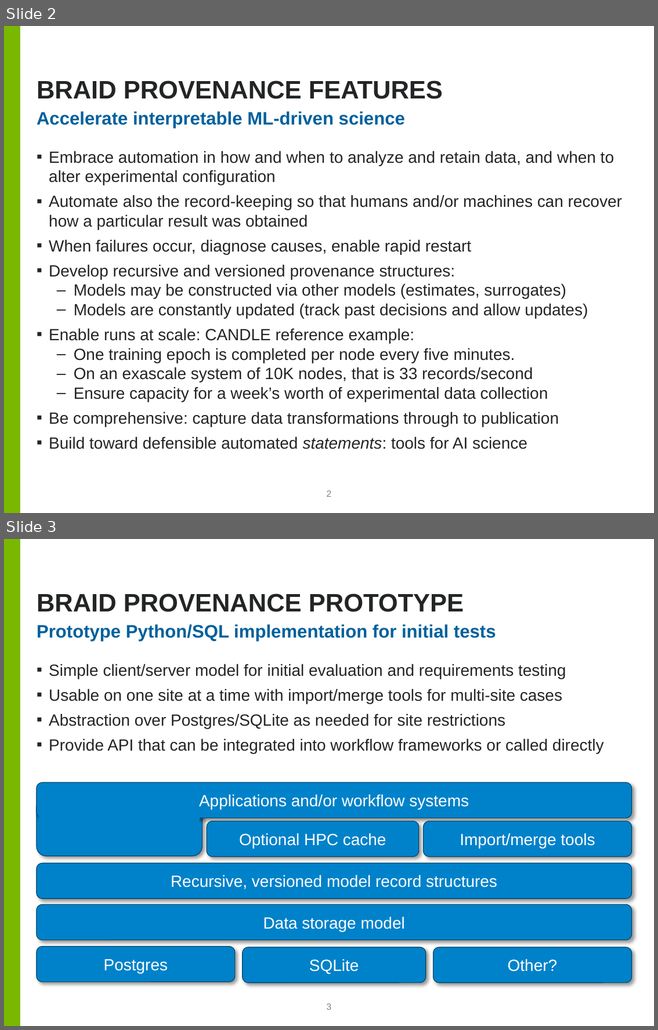
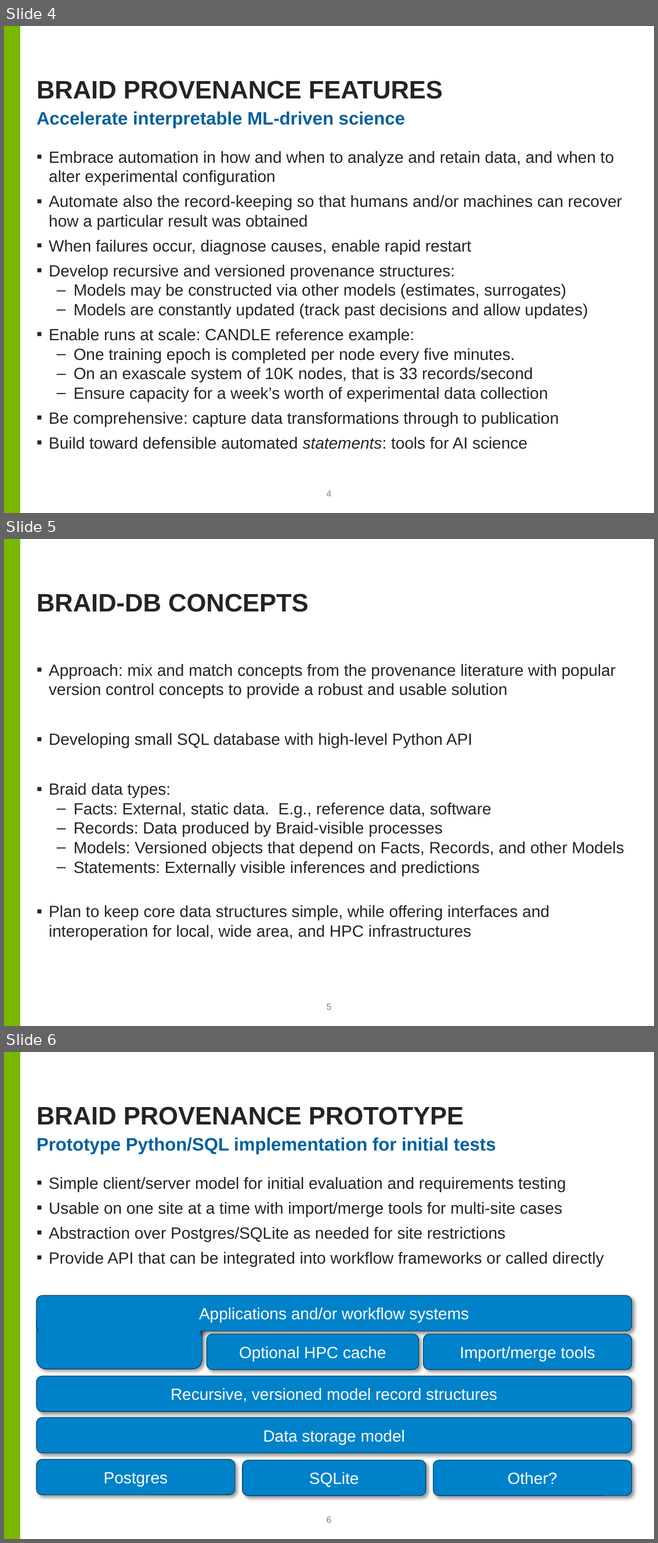
Before and after one commit to ANL-Braid/Pubs, a slide deck: 2021/JLESC/Braid-DB.pptx. Shown one above the other, each under a label of ours: slides 2 and 3 before the commit, slides 4, 5 and 6 after it. The pictures are 658x1030 and 658x1543 pixels, drawn with LibreOffice and Linux fonts; fonts in the diff are those of the drawing; background and template pictures are left out. Boxes give left, top, right and bottom in pixels: in the first picture for what was removed or moved away, otherwise in the second. Text is boxed around its words. In the diff, an @@ line names an element or a change of style, - is before the commit and + after.

```diff
--- a/2021/JLESC/Braid-DB.pptx
+++ b/2021/JLESC/Braid-DB.pptx
@@ slide 5 added at <box>4,539,654,1026</box>, background #FFFFFF; not listed: 1 template element that a slide beside it also shows @@
@@ title added at <box>36,594,308,612</box>, 28 pt, text #232425, bold @@
+BRAID-DB CONCEPTS
@@ text added at <box>49,664,623,940</box>, 18 pt, text #232425 @@
+▪ Approach: mix and match concepts from the provenance literature with popular version control concepts to provide a robust and usable solution
+▪ Developing small SQL database with high-level Python API
+▪ Braid data types:
+  – Facts: External, static data. E.g., reference data, software
+  – Records: Data produced by Braid-visible processes
+  – Models: Versioned objects that depend on Facts, Records, and other Models
+  – Statements: Externally visible inferences and predictions
+▪ Plan to keep core data structures simple, while offering interfaces and interoperation for local, wide area, and HPC infrastructures
@@ page number added at <box>326,1004,332,1010</box>, 10 pt, text #808080 @@
+5
@@ what was slide 2 is now slide 4 @@
@@ page number at <box>326,491,332,497</box>: text changed @@
-2
+4
@@ what was slide 3 is now slide 6 @@
@@ page number at <box>326,1517,332,1523</box>: text changed @@
-3
+6
```
Also in this commit, not shown: 1 slide changed, 5 other slides added.
